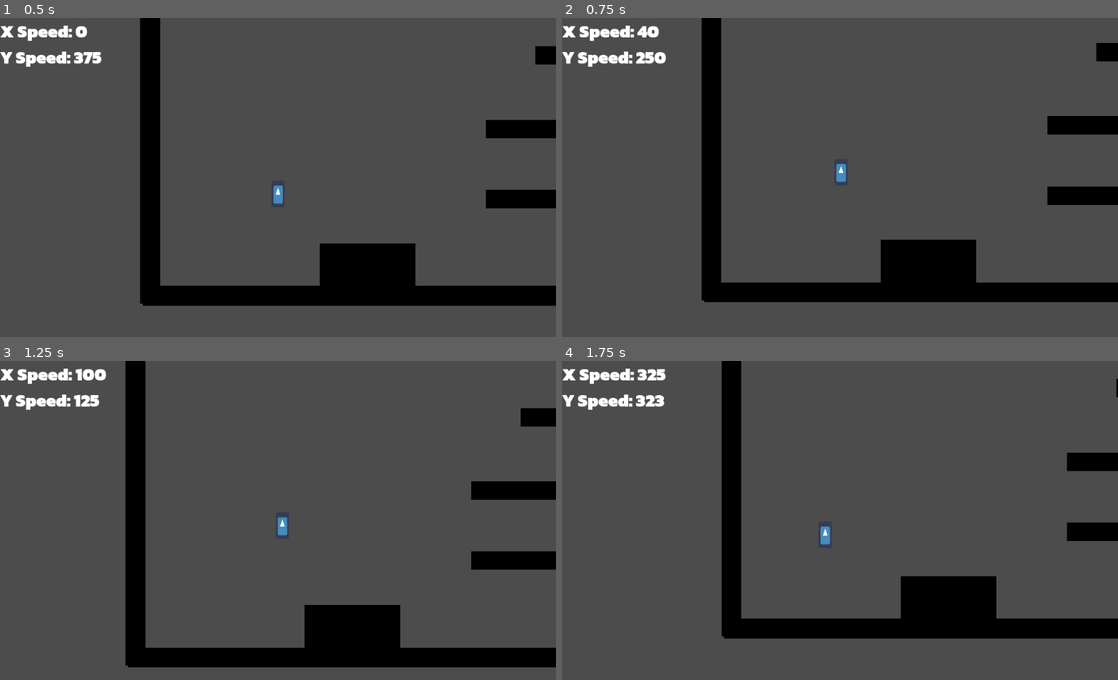
Above: before the commit, frames 1-4 (two rows, left to right).
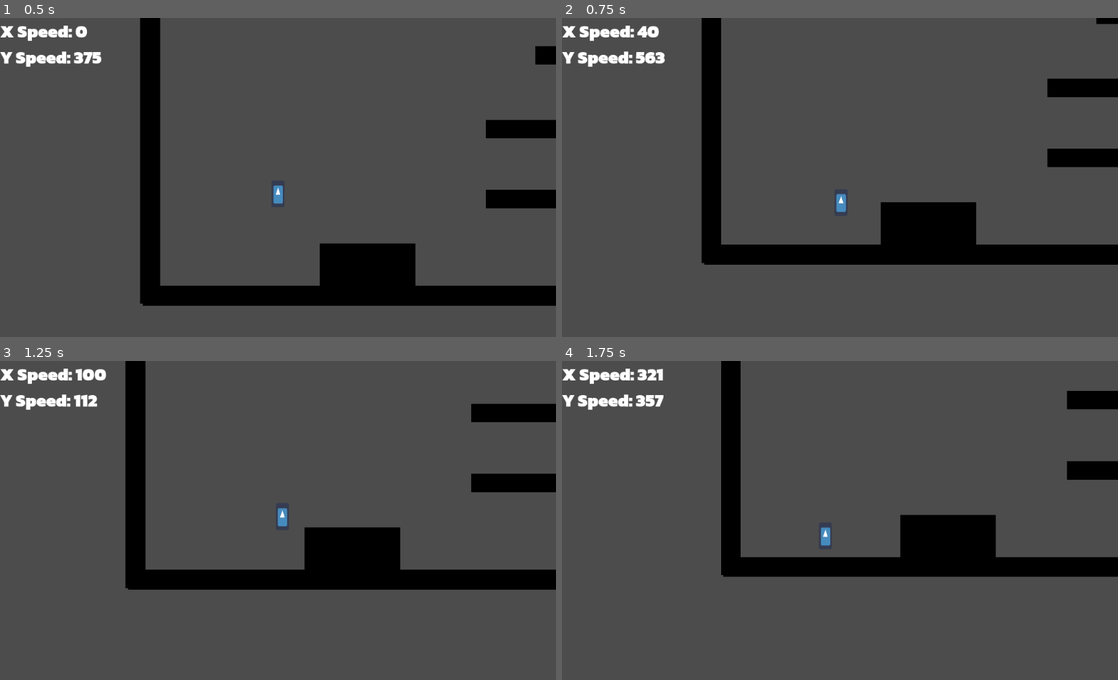
Above: after the commit, the same moments.

Repository: Project-Movement/Project-Movement
Game: Godot game, scene res://Scenes/PlayerTest.tscn
Two runs of this game, one before a commit and one after it. Both use one fixed random seed, a clock stepped at 60 frames per second and the inputs below. The engine's default icon, where the game draws it, is replaced by a stand-in: a white triangle on a blue panel in a dark square.
Inputs (mouse positions are in pixels of both pictures, inside the frame that each line leads up to):
- Up to frame 1 (0.5 s): no input
- Up to frame 2 (0.75 s): move the mouse to (962, 164) at 0.52 s; hold D (right) from 0.53 s (still down); hold Space (jump) from 0.53 s (still down)
- Up to frame 3 (1.25 s): keep holding D (right); keep holding Space (jump)
- Up to frame 4 (1.75 s): keep holding D (right); move the mouse to (728, 539) at 1.27 s; release Space (jump) at 1.28 s; tap Shift (dash) at 1.35 s; tap Space (jump) at 1.52, 1.55 s

Frame 1 is identical in both runs. In frame 2, 15% of the frame differs, in the area x 13-100%, y 0-90%; in frame 3, 17%, in the area x 14-100%, y 10-97%; in frame 4, 16%.

Commit message:
split dbl jump into airjump (w), impl wallhop
removed double jump reflecting x vel (like bouncing off wall)
since that can be done with the dash now

Diff:
--- a/Scripts/PlayerController.gd
+++ b/Scripts/PlayerController.gd
@@ -63,6 +63,7 @@
 		last_time_on_floor = time
 
 	# if we don't bounce, accept the engine's default move and slide velocity change
+	# (like if we ran up against a wall we get stopped)
 	var bounced = do_any_bounce()
 	if not bounced:
 		velocity = last_tick_vel
@@ -70,26 +71,20 @@
 	# handle jump and double jump (midair jump)
 	if Input.is_action_just_pressed("jump"):
 
-		if grounded:
+		if grounded or ((time - last_time_on_floor) <= coyote_time_ms):
 			velocity.y = -jump_vel
 			has_double_jump = true
 
-		elif ((time - last_time_on_floor) <= coyote_time_ms):
-			# print("coyote activated")
-			# coyote_activated = true
-			velocity.y = -jump_vel
-			has_double_jump = true
-
-		elif is_on_wall():
+		elif is_on_wall():  # walljump
 			velocity.y = -jump_vel
 			var wall_collider = get_last_slide_collision()
 			velocity.x = walljump_speed if wall_collider.normal.x > 0 else -walljump_speed
 
-		elif has_double_jump:  # not grounded and double jump is available
-			velocity.y = -jump_vel
-			if (Input.is_action_pressed("left") and velocity.x > 0) or (Input.is_action_pressed("right") and velocity.x < 0):
-				velocity.x = -velocity.x
-			has_double_jump = false
+	if Input.is_action_just_pressed("airjump") and has_double_jump and not grounded:  # not grounded and double jump is available
+		velocity.y = -jump_vel
+		# if (Input.is_action_pressed("left") and velocity.x > 0) or (Input.is_action_pressed("right") and velocity.x < 0):
+		# 	velocity.x = -velocity.x
+		has_double_jump = false
 
 
 	# grounded character movement
@@ -167,15 +162,18 @@
 		if Input.is_action_pressed("jump") and abs(velocity.x) > walljump_speed:
 			velocity.x = -velocity.x
 			has_bounced = true
-		# elif has_jumped_in_bhop_interval:
-		# 	print("jump was pressed in the last interval, doing a wallhop")
-		# 	# if they time the jump, player goes up instead of just reflecting
-		# 	# and keep some horizontal velocity but not all of it, so like
-		# 	# a more powerful walljump
-		# 	if velocity.x > 0:
-		# 		velocity.x = -velocity.x * wallhop_bonus_factor - walljump_speed
-		# 	elif velocity.x < 0:
-		# 		velocity.x = -velocity.x * wallhop_bonus_factor + walljump_speed
+		elif has_jumped_in_bhop_interval:
+			print("jump was pressed in the last interval, doing a wallhop " + str(Time.get_ticks_msec()))
+			# if they time the jump, player goes up instead of just reflecting
+			# and keep some horizontal velocity but not all of it, so like
+			# a more powerful walljump
+			velocity.y = -walljump_speed
+			if velocity.x > 0:
+				velocity.x = -velocity.x * wallhop_bonus_factor - walljump_speed
+			elif velocity.x < 0:
+				velocity.x = -velocity.x * wallhop_bonus_factor + walljump_speed
+
+			has_bounced = true
 
 
 	# bouncing off ground, bhopping, perfect preservation of x vel
--- a/project.godot
+++ b/project.godot
@@ -55,6 +55,11 @@
 "events": [ Object(InputEventKey,"resource_local_to_scene":false,"resource_name":"","device":0,"alt":false,"shift":false,"control":false,"meta":false,"command":false,"pressed":false,"scancode":16777237,"physical_scancode":0,"unicode":0,"echo":false,"script":null)
  ]
 }
+airjump={
+"deadzone": 0.5,
+"events": [ Object(InputEventKey,"resource_local_to_scene":false,"resource_name":"","device":0,"alt":false,"shift":false,"control":false,"meta":false,"command":false,"pressed":false,"scancode":87,"physical_scancode":0,"unicode":0,"echo":false,"script":null)
+ ]
+}
 
 [physics]
 
